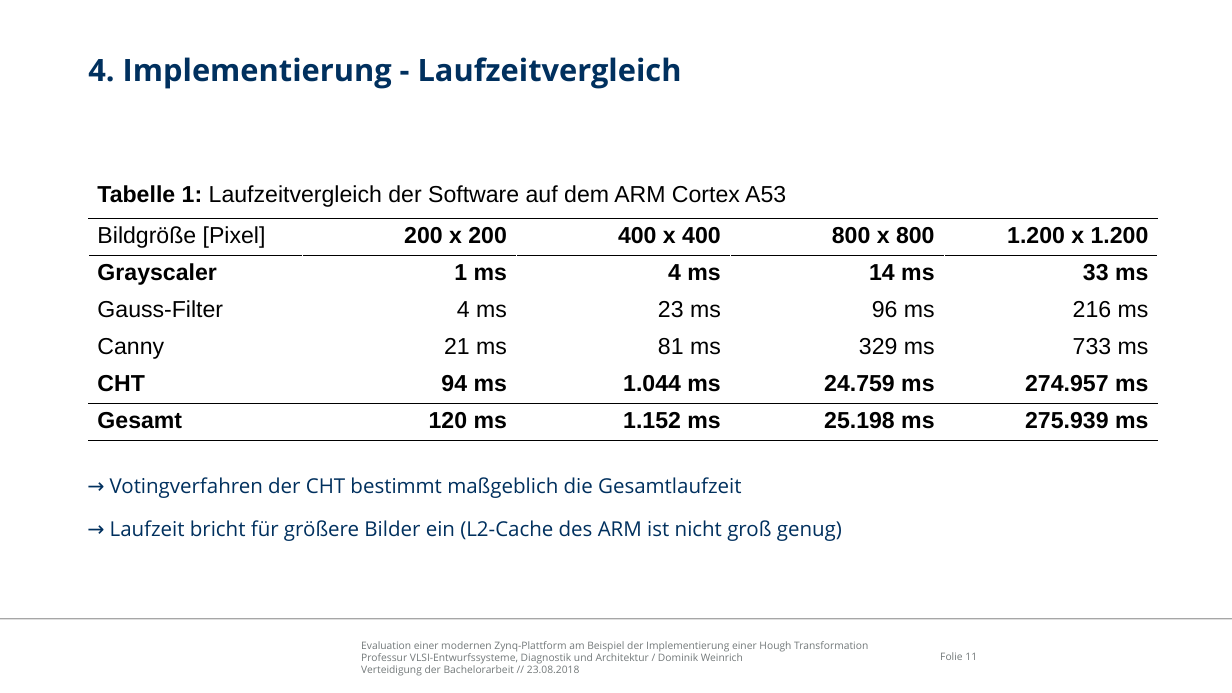
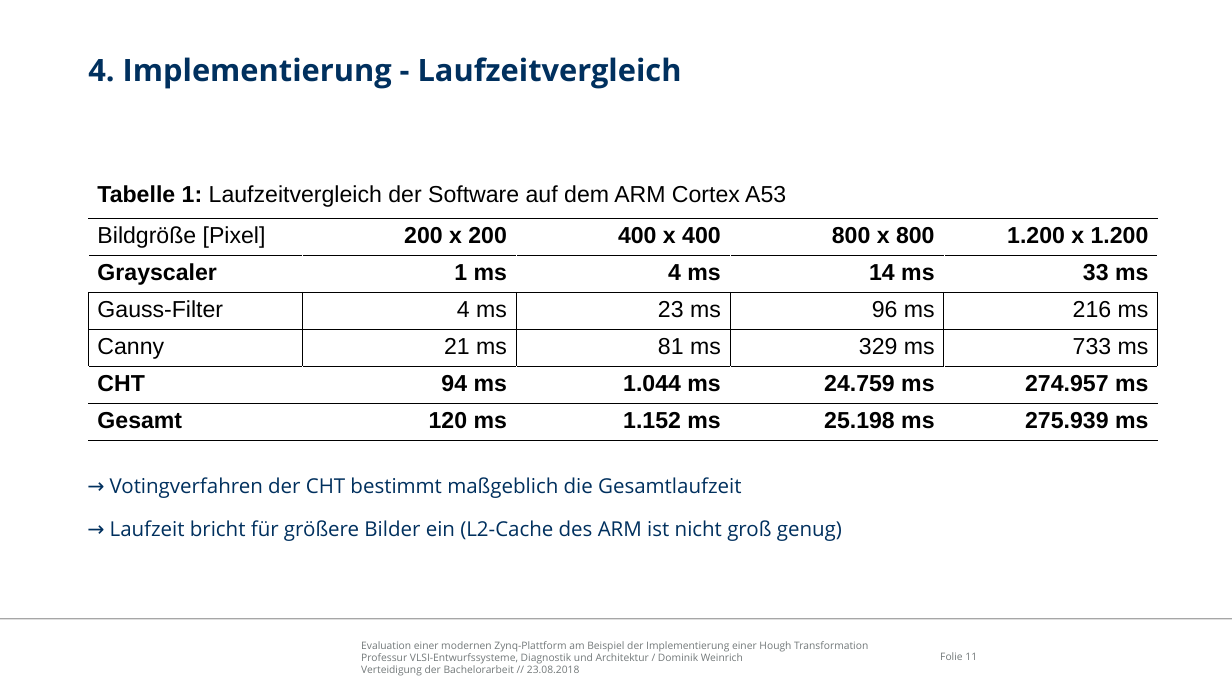
Before and after one commit to freeDom-/hough, a slide deck: slide 11 of Verteidigung/Verteidigung.odp. Drawn at 1232x693 pixels with LibreOffice and Linux fonts; fonts in the diff are those of the drawing; background and template pictures are left out. Boxes give left, top, right and bottom in pixels: in the first picture for what was removed or moved away, otherwise in the second. Text is boxed around its words. In the diff, an @@ line names an element or a change of style, - is before the commit and + after.

```diff
--- a/Verteidigung/Verteidigung.odp
+++ b/Verteidigung/Verteidigung.odp
@@ table at box(89, 218, 1156, 433) @@
@@ fill #FFFFFF to none in 25 cells @@
@@ borders changed @@
```
Also in this commit, not shown: 1 other slide changed, 1 slide added, 1 other file.
